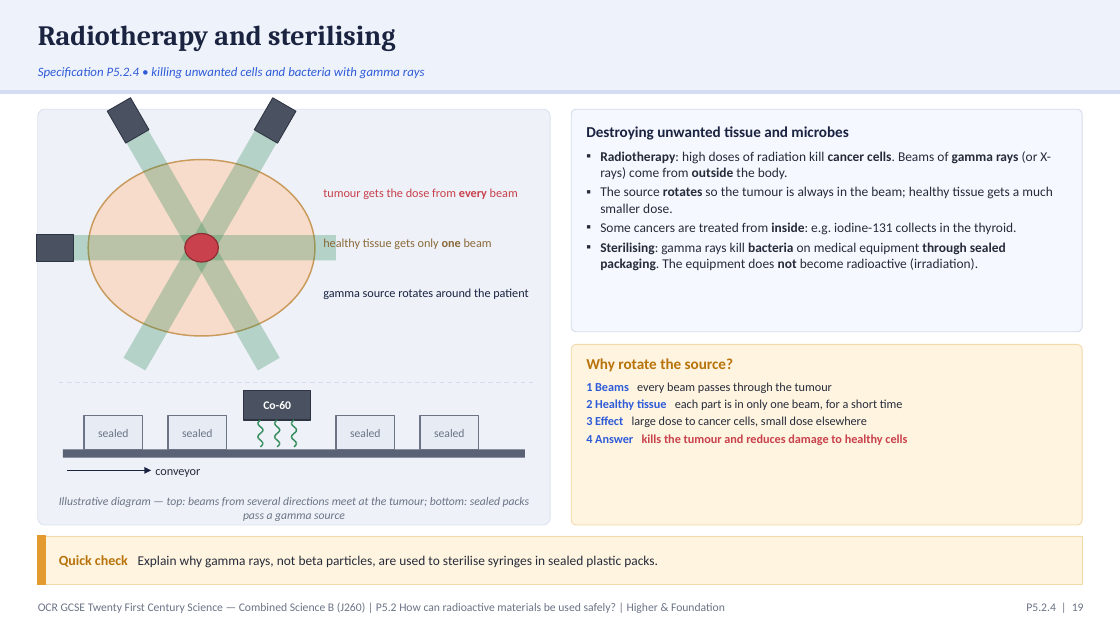
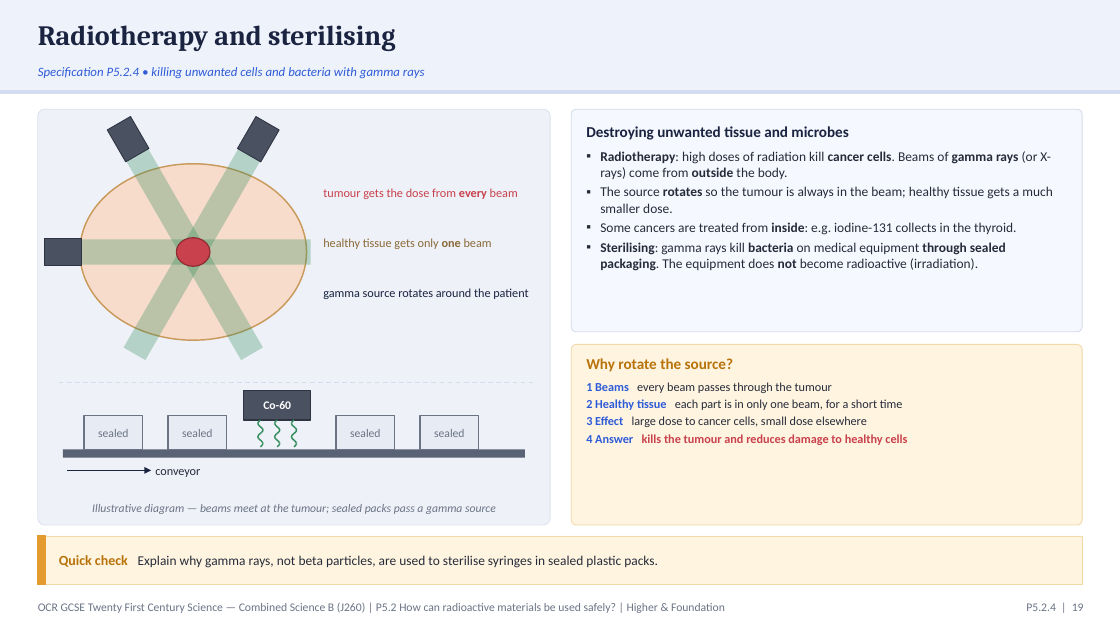
Before and after one commit to pstephenphilip-ship-it/Piri-MBBS, a slide deck: slide 19 of gcse-slides/ocr-physics/OCR21C_P5.2_UsingRadioactiveMaterialsSafely_Combined.pptx. Drawn at 1120x630 pixels with LibreOffice and Linux fonts; fonts in the diff are those of the drawing. Boxes give left, top, right and bottom in pixels: in the first picture for what was removed or moved away, otherwise in the second. Text is boxed around its words. In the diff, an @@ line names an element or a change of style, - is before the commit and + after.

```diff
--- a/gcse-slides/ocr-physics/OCR21C_P5.2_UsingRadioactiveMaterialsSafely_Combined.pptx
+++ b/gcse-slides/ocr-physics/OCR21C_P5.2_UsingRadioactiveMaterialsSafely_Combined.pptx
@@ rectangle: place and size @@
-rectangle at [107, 97, 149, 143]
+rectangle at [107, 117, 149, 162]
@@ rectangle: place and size @@
-rectangle at [255, 97, 296, 143]
+rectangle at [237, 117, 279, 162]
@@ rectangle: place and size @@
-rectangle at [124, 125, 280, 371]
+rectangle at [124, 144, 263, 360]
@@ rectangle: place and size @@
-rectangle at [124, 125, 280, 371]
+rectangle at [124, 144, 263, 360]
@@ ellipse: place and size @@
-ellipse at [88, 160, 315, 336]
+ellipse at [80, 164, 307, 340]
@@ rectangle: place and size @@
-rectangle at [36, 234, 73, 261]
+rectangle at [45, 239, 82, 266]
@@ rectangle: place and size @@
-rectangle at [67, 235, 336, 260]
+rectangle at [76, 239, 311, 265]
@@ ellipse: place and size @@
-ellipse at [185, 234, 218, 262]
+ellipse at [176, 238, 210, 266]
@@ text at [92, 504, 496, 514]: text changed @@
-Illustrative diagram — top: beams from several directions meet at the tumour; bottom: sealed packs pass a gamma source
+Illustrative diagram — beams meet at the tumour; sealed packs pass a gamma source
```
Also in this commit, not shown: 12 other slides changed, 2 other files.
